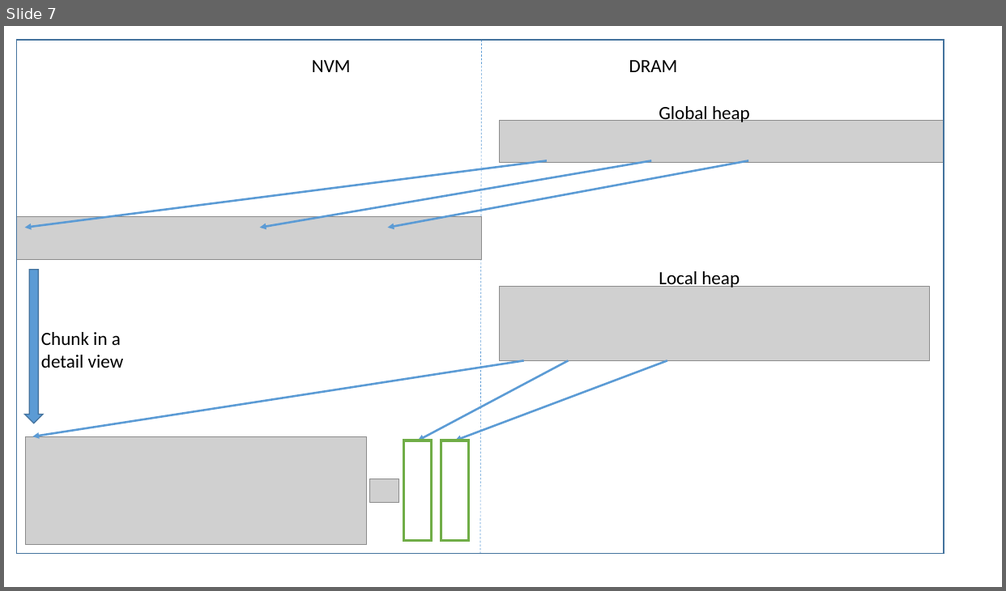
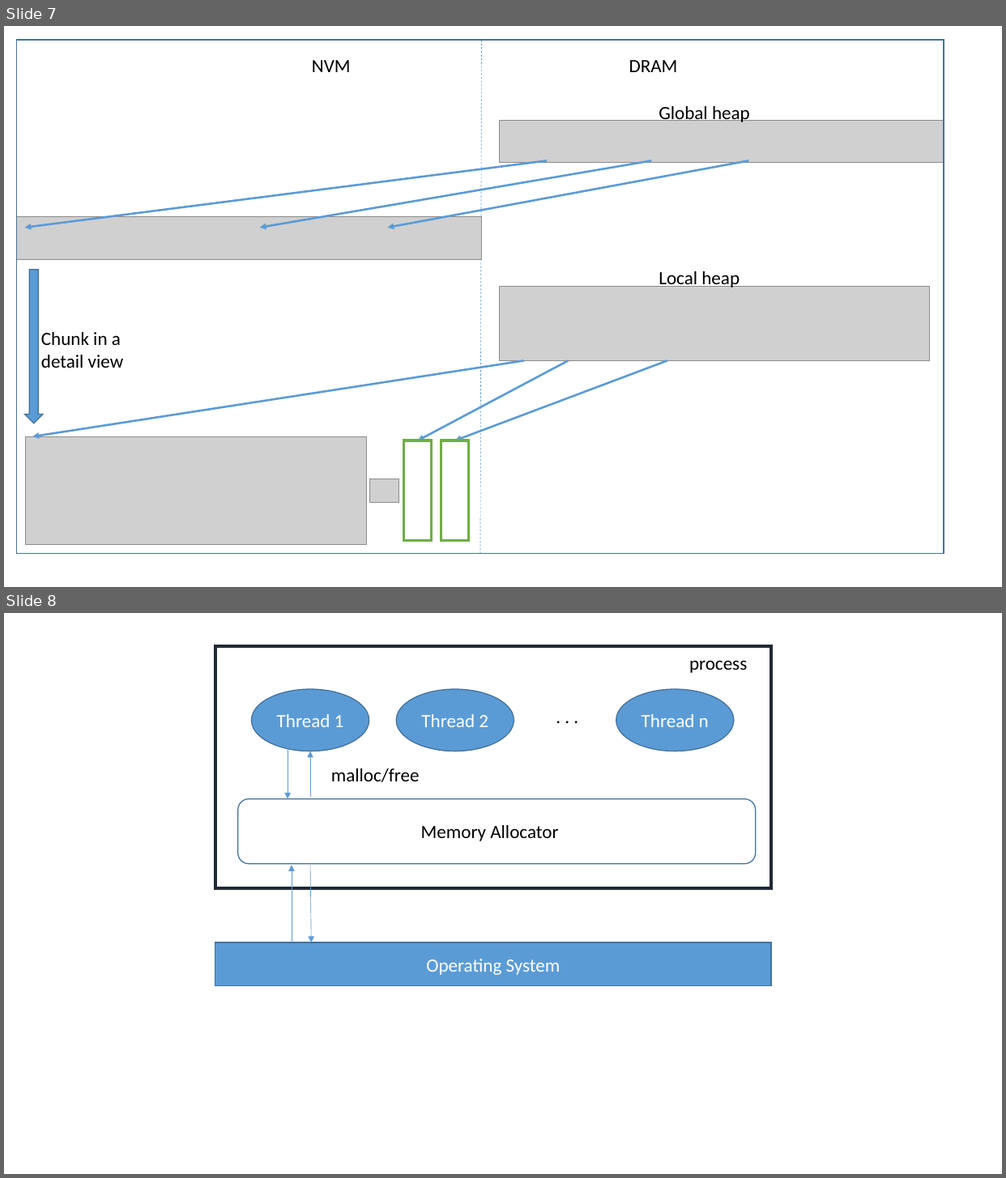
Before and after one commit to zyearn/TCNVMalloc, a slide deck: paper/pic.pptx. Shown one above the other, each under a label of ours: slide 7 before the commit, slides 7 and 8 after it. The pictures are 1006x591 and 1006x1178 pixels, drawn with LibreOffice and Linux fonts; fonts in the diff are those of the drawing; grey boxes stand for pictures. Boxes give left, top, right and bottom in pixels: in the first picture for what was removed or moved away, otherwise in the second. Text is boxed around its words. In the diff, an @@ line names an element or a change of style, - is before the commit and + after.

```diff
--- a/paper/pic.pptx
+++ b/paper/pic.pptx
@@ slide 8 added at [4,613,1002,1174], background #FFFFFF @@
@@ rectangle added at [215,647,771,888], outline #222A35 3.25 pt @@
@@ text added at [689,660,747,673], 18 pt, text #000000 @@
+process
@@ ellipse added at [252,689,369,752], fill #5B9BD5, outline #43739E 1 pt, 18 pt, text #FFFFFF @@
+Thread 1
@@ ellipse added at [396,689,513,752], fill #5B9BD5, outline #43739E 1 pt, 18 pt, text #FFFFFF @@
+Thread 2
@@ text added at [549,700,587,731], 18 pt, text #000000 @@
+. . .
@@ ellipse added at [616,689,734,752], fill #5B9BD5, outline #43739E 1 pt, 18 pt, text #FFFFFF @@
+Thread n
@@ arrow added from (288, 748) to (288, 799), #5B9BD5 0.5 pt @@
@@ arrow added from (310, 797) to (310, 752), #5B9BD5 0.5 pt @@
@@ text added at [331,769,420,782], 18 pt, text #000000 @@
+malloc/free
@@ rounded rectangle added at [237,799,755,865], outline #43739E 1 pt @@
@@ text added at [421,825,558,841], 18 pt, text #000000 @@
+Memory Allocator
@@ arrow added from (292, 943) to (292, 865), #5B9BD5 0.5 pt @@
@@ arrow added from (310, 865) to (312, 943), #5B9BD5 0.5 pt @@
@@ rectangle added at [215,943,771,986], fill #5B9BD5, outline #43739E 1 pt, 18 pt, text #FFFFFF @@
+Operating System
```
Also in this commit, not shown: 4 other files.
